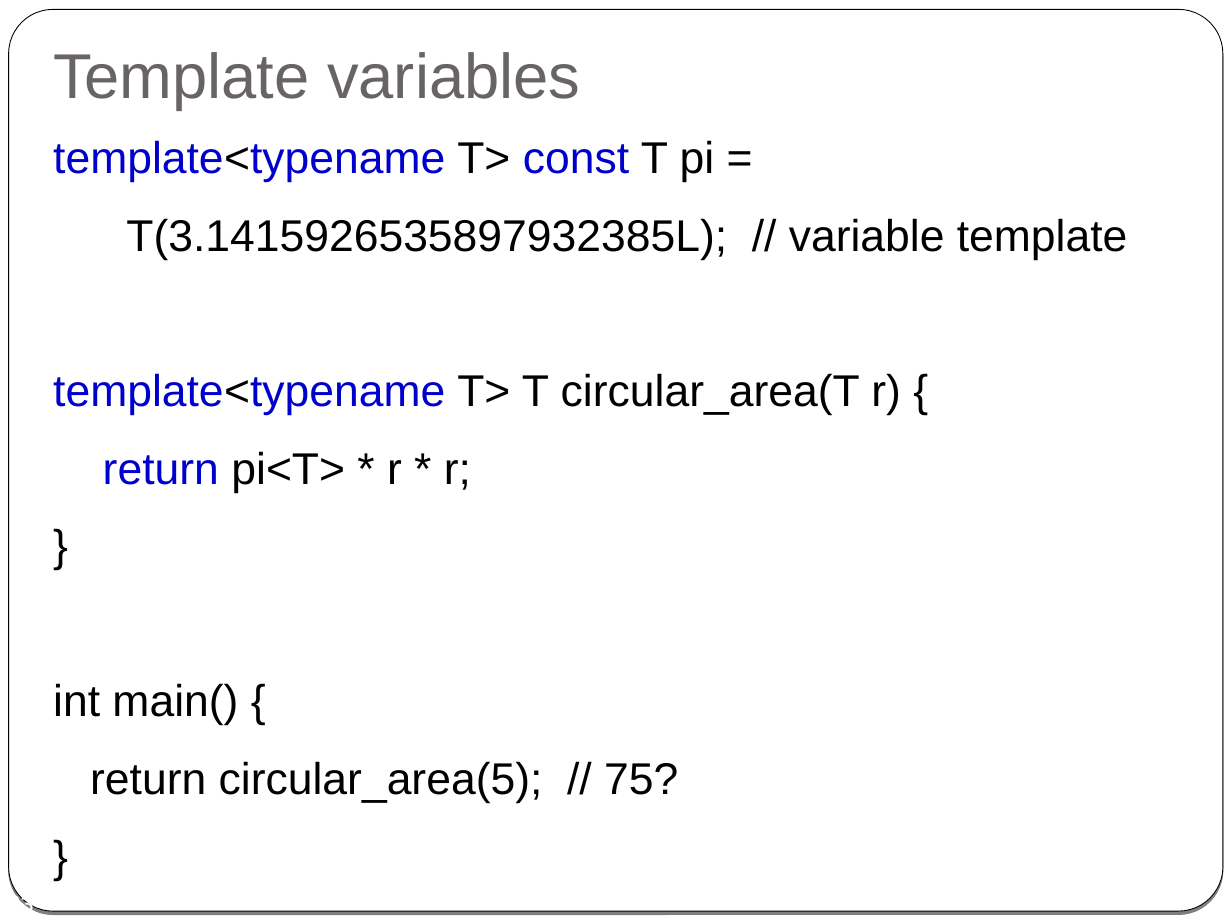
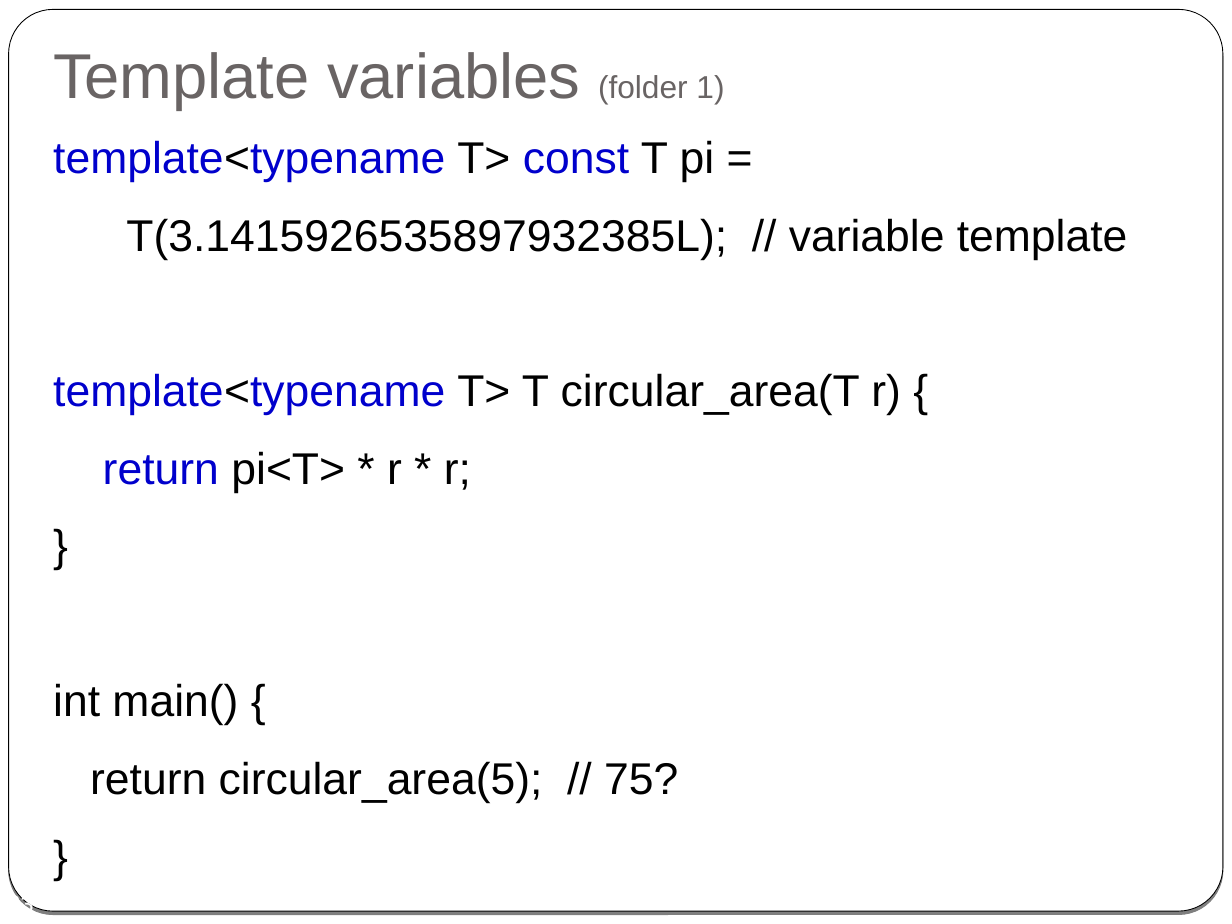
Before and after one commit to cpp-at-ariel/cpp-5779, a slide deck: slide 33 of 08-templates-iterators/slides.odp. Drawn at 1232x924 pixels with LibreOffice and Linux fonts; fonts in the diff are those of the drawing. Boxes give left, top, right and bottom in pixels: in the first picture for what was removed or moved away, otherwise in the second. Text is boxed around its words. In the diff, an @@ line names an element or a change of style, - is before the commit and + after.

Commit message:
edits for templates

```diff
--- a/08-templates-iterators/slides.odp
+++ b/08-templates-iterators/slides.odp
@@ title at bbox=[53, 52, 724, 110]: text changed @@
-Template variables
+Template variables (folder 1)
```
Also in this commit, not shown: 1 other slide changed, 4 other files.
